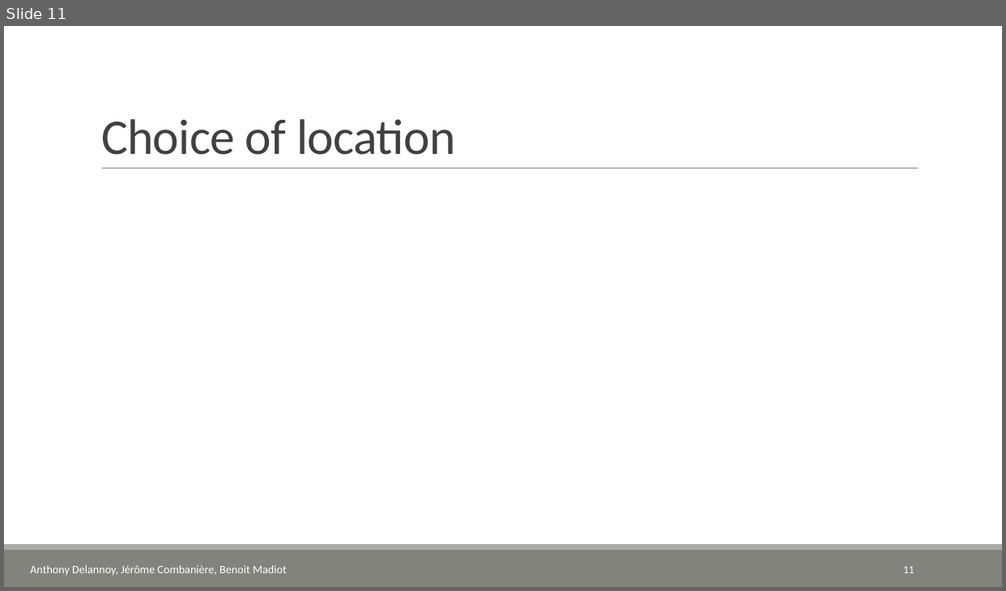
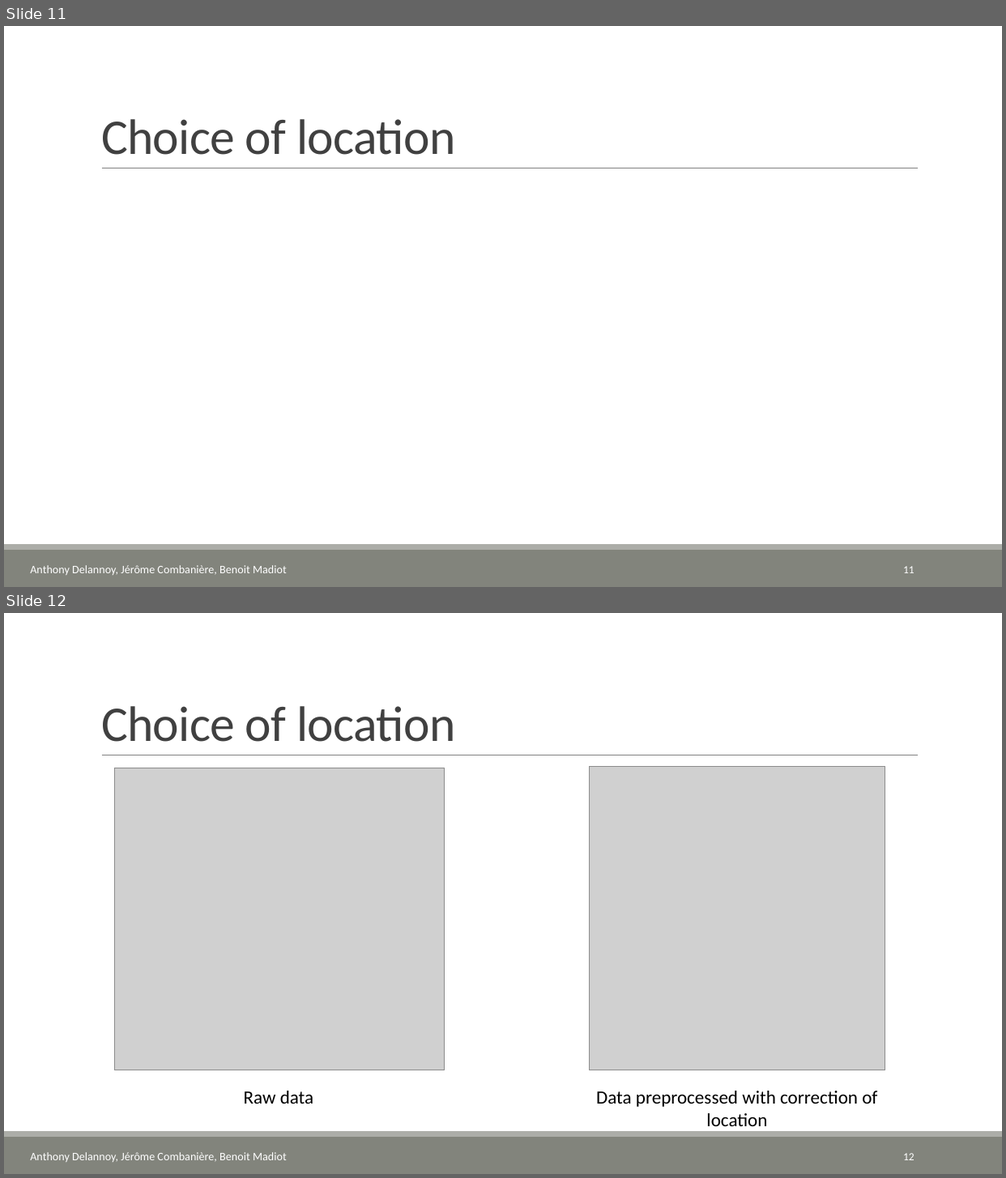
Before and after one commit to atbd/CLS, a slide deck: presentation/Presentation.pptx. Shown one above the other, each under a label of ours: slide 11 before the commit, slides 11 and 12 after it. The pictures are 1006x591 and 1006x1178 pixels, drawn with LibreOffice and Linux fonts; fonts in the diff are those of the drawing; grey boxes stand for pictures; background and template pictures are left out. Boxes give left, top, right and bottom in pixels: in the first picture for what was removed or moved away, otherwise in the second. Text is boxed around its words. In the diff, an @@ line names an element or a change of style, - is before the commit and + after.

```diff
--- a/presentation/Presentation.pptx
+++ b/presentation/Presentation.pptx
@@ slide 12 added at (4, 613, 1002, 1174), background #FFFFFF; not listed: 3 template elements that a slide beside it also shows @@
@@ title added at (101, 706, 455, 742), 48 pt, text #404040 @@
+Choice of location
@@ picture added at (114, 768, 445, 1071) @@
@@ picture added at (590, 766, 886, 1071) @@
@@ text added at (244, 1091, 313, 1104), 18 pt, text #000000 @@
+Raw data
@@ text added at (596, 1091, 877, 1132), 18 pt, text #000000 @@
+Data preprocessed with correction of location
@@ text added at (30, 1152, 287, 1162), 11 pt, text #FFFFFF @@
+Anthony Delannoy, Jérôme Combanière, Benoit Madiot
@@ page number added at (903, 1153, 914, 1161), 10.5 pt, text #FFFFFF @@
+12
```
Also in this commit, not shown: 2 slides changed, 1 other slide added, 2 other files.
